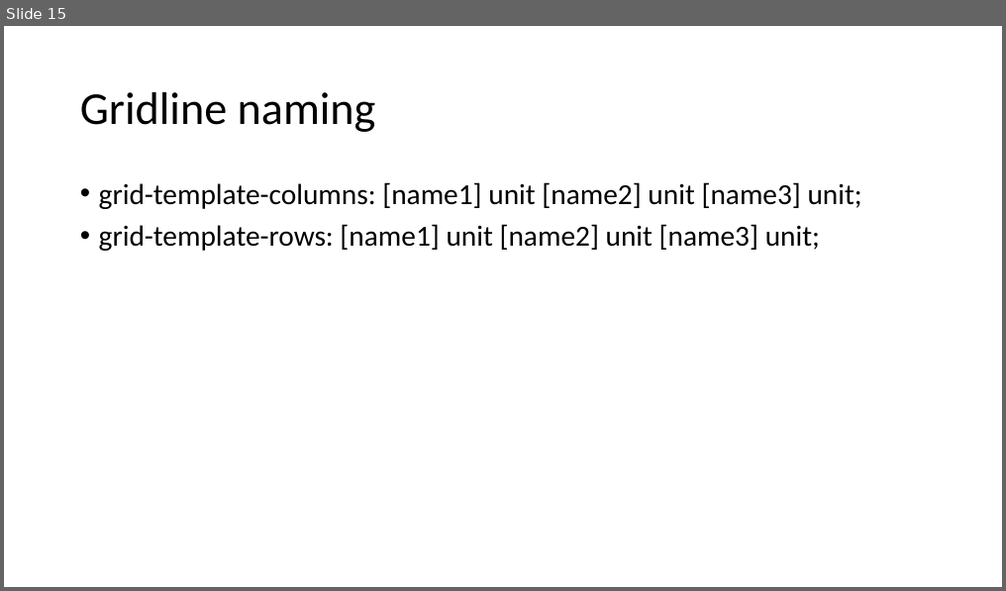
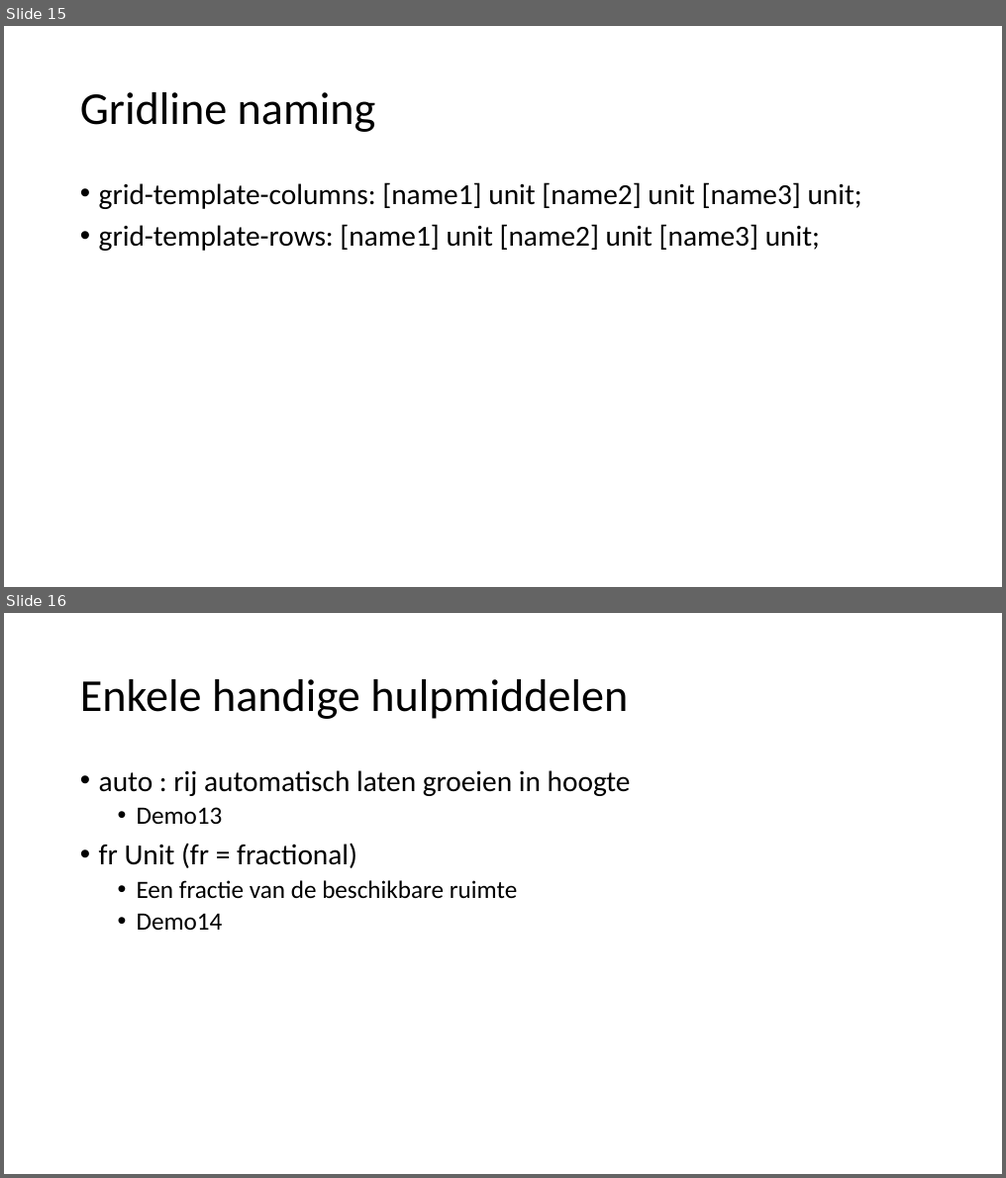
Before and after one commit to krishermans/flexgridcss, a slide deck: slides/GridLayout.pptx. Shown one above the other, each under a label of ours: slide 15 before the commit, slides 15 and 16 after it. The pictures are 1006x591 and 1006x1178 pixels, drawn with LibreOffice and Linux fonts; fonts in the diff are those of the drawing. Boxes give left, top, right and bottom in pixels: in the first picture for what was removed or moved away, otherwise in the second. Text is boxed around its words. In the diff, an @@ line names an element or a change of style, - is before the commit and + after.

```diff
--- a/slides/GridLayout.pptx
+++ b/slides/GridLayout.pptx
@@ slide 16 added at box(4, 613, 1002, 1174), background #FFFFFF @@
@@ title added at box(80, 679, 628, 719), 44 pt, text #000000 @@
+Enkele handige hulpmiddelen
@@ text added at box(99, 770, 631, 930), 28 pt, text #000000 @@
+• auto : rij automatisch laten groeien in hoogte
+  • Demo13
+• fr Unit (fr = fractional)
+  • Een fractie van de beschikbare ruimte
+  • Demo14
```
Also in this commit, not shown: 1 other slide added, 19 other files.
